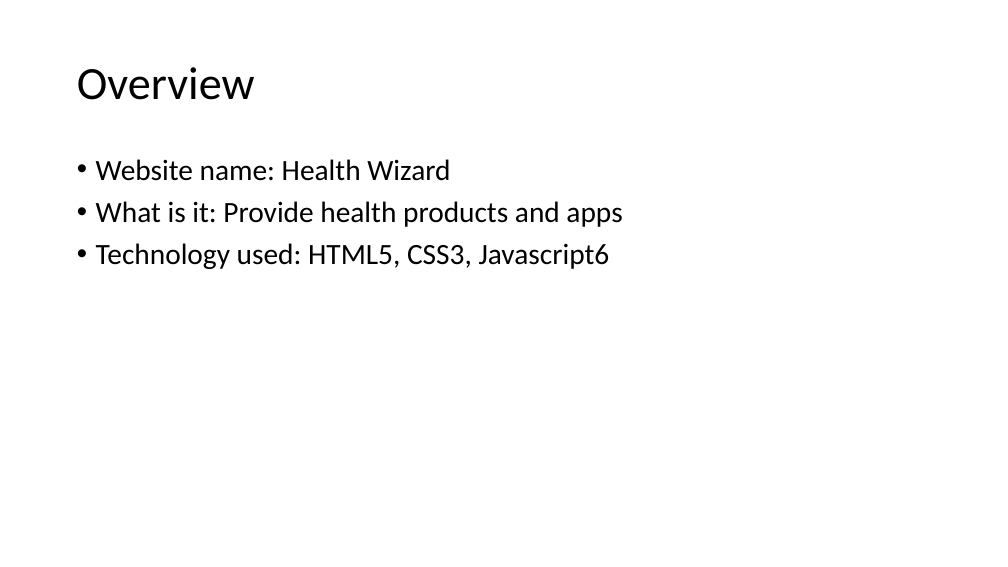
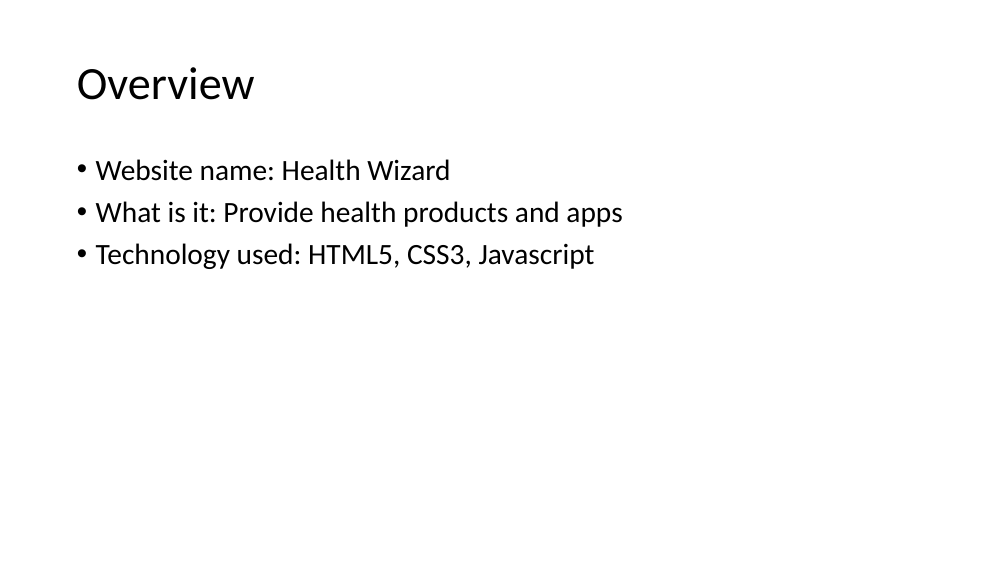
Before and after one commit to llkk87/frond-end-project, a slide deck: slide 2 of present-docs/project-presentation.pptx. Drawn at 1008x567 pixels with LibreOffice and Linux fonts; fonts in the diff are those of the drawing. Boxes give left, top, right and bottom in pixels: in the first picture for what was removed or moved away, otherwise in the second. Text is boxed around its words. In the diff, an @@ line names an element or a change of style, - is before the commit and + after.

```diff
--- a/present-docs/project-presentation.pptx
+++ b/present-docs/project-presentation.pptx
@@ text at [96,243,595,269]: text changed @@
-• Technology used: HTML5, CSS3, Javascript6
+• Technology used: HTML5, CSS3, Javascript
```
Also in this commit, not shown: 3 other slides changed.
